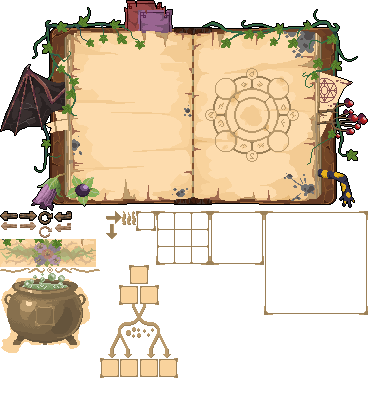
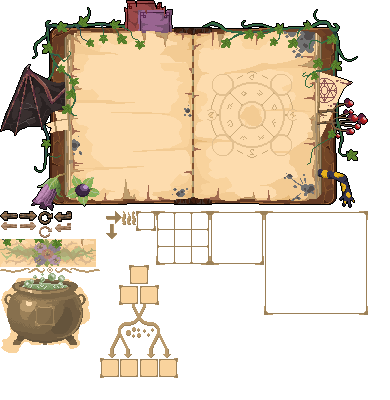
Layer changes from the first 390 x 400 image to the second:
painted on "Pasted Layer" over (207, 71, 297, 158)
removed layer "circle copy" over (205, 68, 299, 162)
renamed "circle" to "back", painted on it over (208, 72, 296, 150)
